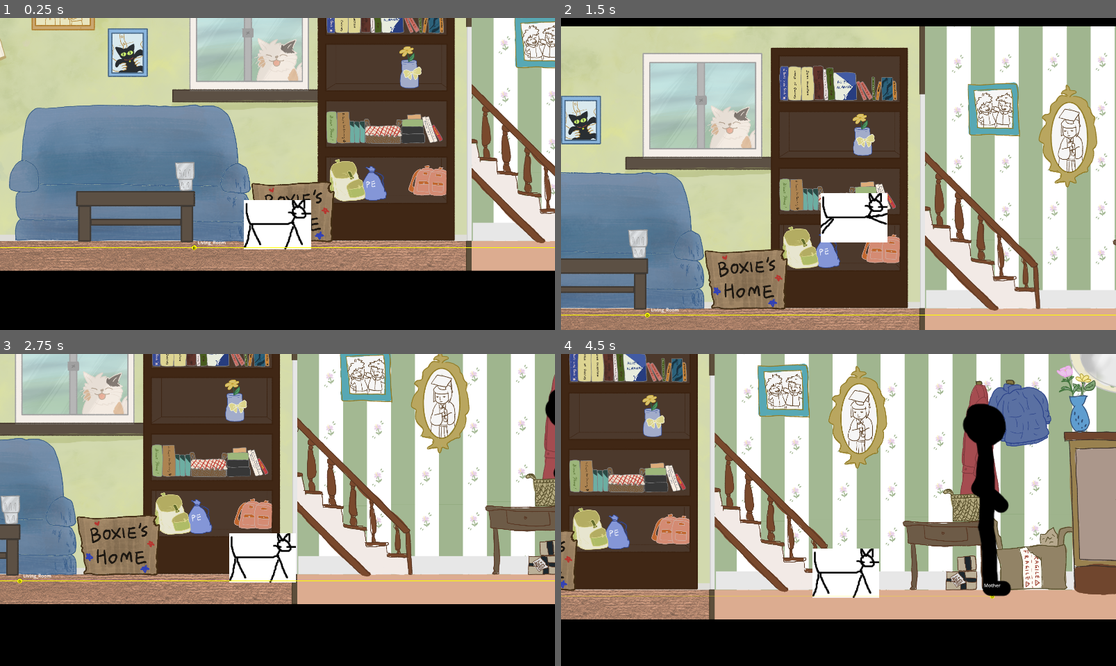
Above: before the commit, frames 1-4 (two rows, left to right).
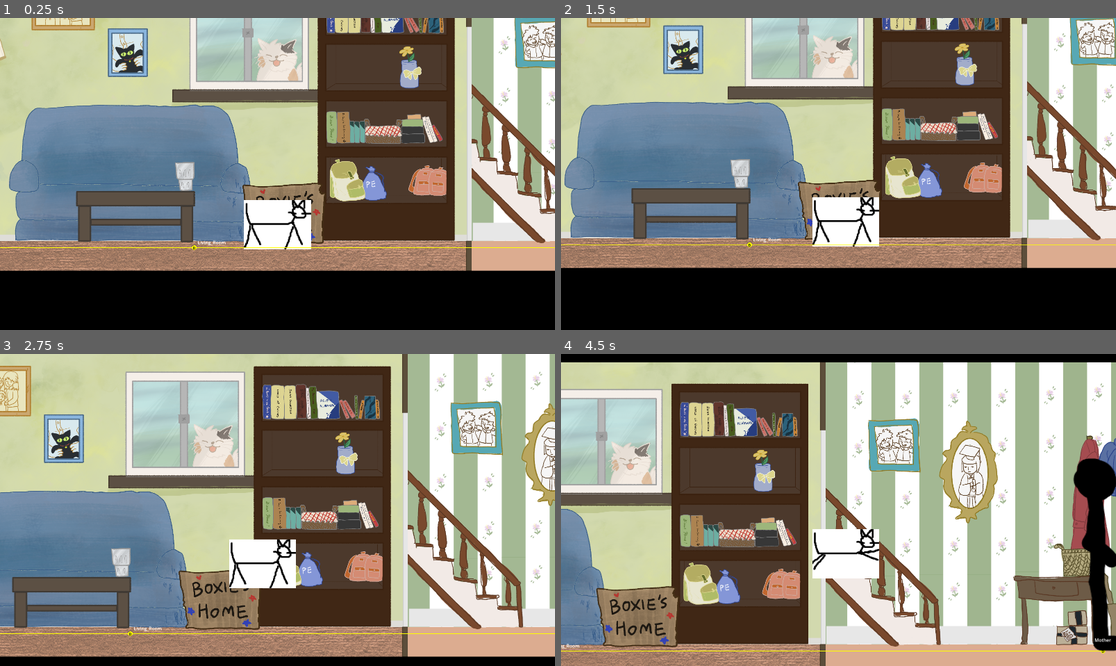
Above: after the commit, the same moments.

Repository: TinTuna/rjvel-bad-ideas-game-jam-2026
Game: Godot game, scene res://scenes/levels/level_0.tscn
Two runs of this game, one before a commit and one after it. Both use one fixed random seed, a clock stepped at 60 frames per second and the inputs below. This scene is started directly instead of the project's main scene.
Inputs:
- Up to frame 1 (0.25 s): no input
- Up to frame 2 (1.5 s): tap Enter at 0.5 s; hold E (interact) 0.53-1.28 s; hold D (move_right) from 0.53 s (still down); tap Space (jump) at 0.77, 1.07 s; tap G at 1.35 s
- Up to frame 3 (2.75 s): tap Space (jump) at 1.52, 1.82 s; release D (move_right) at 2.03 s; hold A (move_left) from 2.03 s (still down); tap 1 at 2.1 s
- Up to frame 4 (4.5 s): release A (move_left) at 2.78 s; hold D (move_right) 2.78-4.28 s; tap 2 at 2.85 s; tap Space (jump) at 3.02, 3.32, 3.77, 4.07 s; tap 3 at 3.6 s; hold A (move_left) from 4.28 s (still down); tap 0 at 4.35 s

The runs differ from the first frame. In frame 1, 0.8% of the frame differs, in the area x 43-61%, y 52-73%; in frame 2, 84%; in frame 3, 83%; in frame 4, 87%, in the area x 0-100%, y 0-100%.

Commit message:
feat: update box scene in level 0

Diff:
--- a/scenes/levels/level_0.tscn
+++ b/scenes/levels/level_0.tscn
@@ -21,7 +21,7 @@
 [ext_resource type="Texture2D" uid="uid://dh11871o2yuc" path="res://assets/sprites/environment/Living Room/coffee table.png" id="22_lct"]
 [ext_resource type="PackedScene" uid="uid://ds7y6trsqucaq" path="res://scenes/entities/glass.tscn" id="23_3kux2"]
 [ext_resource type="Texture2D" uid="uid://bo4qi3seuuq2q" path="res://assets/sprites/environment/Living Room/bookshelf.png" id="23_lbs"]
-[ext_resource type="Texture2D" uid="uid://cdgr0t3vobhbu" path="res://assets/sprites/environment/Living Room/boxie_s_home_cropped.png" id="24_3kux2"]
+[ext_resource type="PackedScene" path="res://scenes/entities/box.tscn" id="24_gngue"]
 [ext_resource type="Texture2D" uid="uid://bf7wc1leibvhi" path="res://assets/sprites/environment/Living Room/lamp.png" id="24_ll"]
 [ext_resource type="Texture2D" uid="uid://bh01718pmlvnc" path="res://assets/sprites/environment/Living Room/window.png" id="25_lwin"]
 [ext_resource type="Texture2D" uid="uid://1bnstdux1v2c" path="res://assets/sprites/environment/Living Room/books and bags.png" id="28_lbb"]
@@ -211,10 +211,8 @@
 [node name="Glass" parent="LivingRoom" unique_id=2087202024 instance=ExtResource("23_3kux2")]
 position = Vector2(1854, 1506)
 
-[node name="BoxiesHome" type="Sprite2D" parent="LivingRoom" unique_id=1863341082]
-position = Vector2(2314, 1540)
-texture = ExtResource("24_3kux2")
-centered = false
+[node name="Box" parent="LivingRoom" unique_id=1788498224 instance=ExtResource("24_gngue")]
+position = Vector2(2542, 1762)
 
 [node name="Vase" type="Sprite2D" parent="LivingRoom" unique_id=1795565281]
 texture = ExtResource("32_lv")
